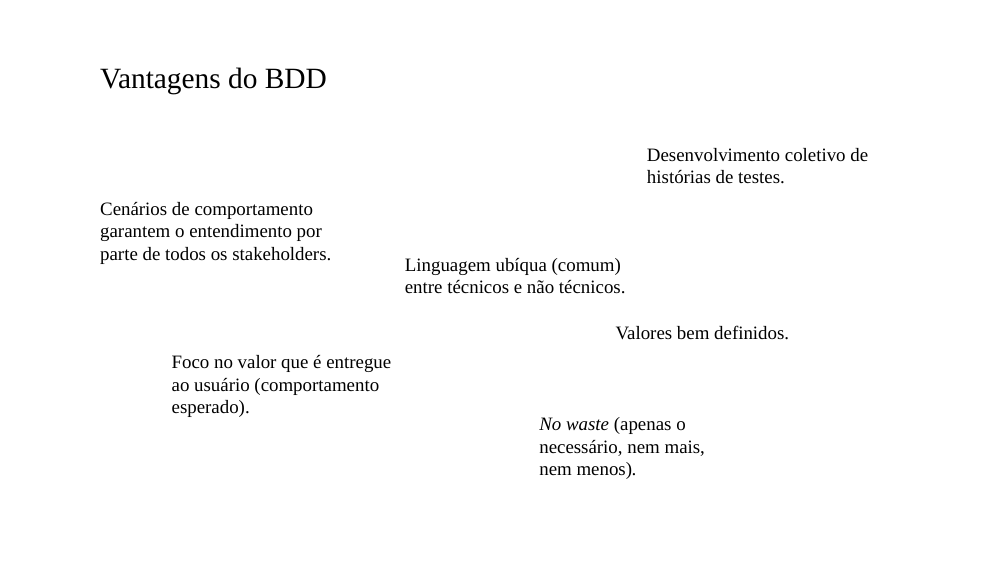
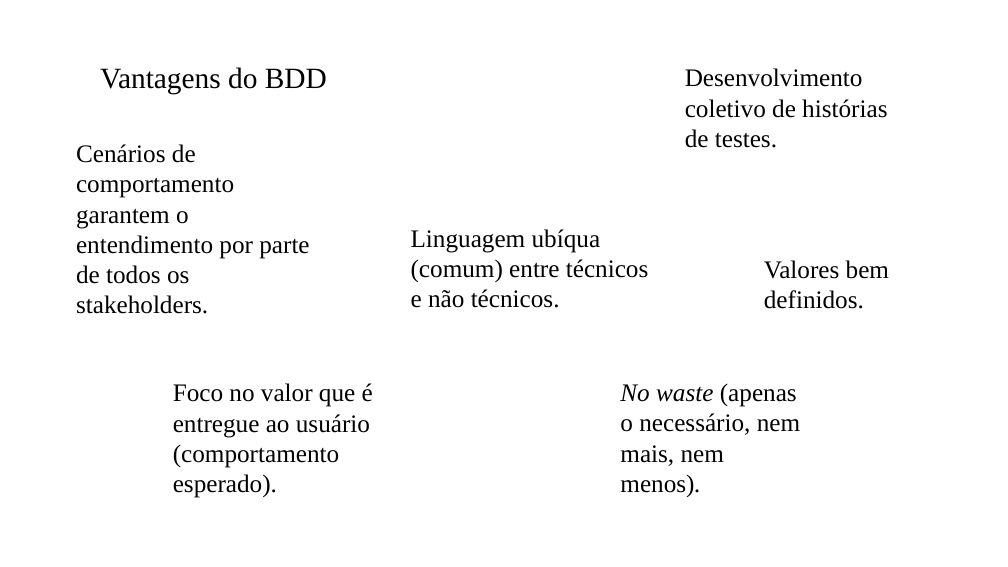
Before and after one commit to feevars/fatec4SEM, a slide deck: slide 8 of 2SEM/IES100 - Engenharia de Software I/BDD - Behavior Driven Development/apresentacao-oficial_BDD.pptx. Drawn at 1008x567 pixels with LibreOffice and Linux fonts; fonts in the diff are those of the drawing. Boxes give left, top, right and bottom in pixels: in the first picture for what was removed or moved away, otherwise in the second. Text is boxed around its words. In the diff, an @@ line names an element or a change of style, - is before the commit and + after.

```diff
--- a/2SEM/IES100 - Engenharia de Software I/BDD - Behavior Driven Development/apresentacao-oficial_BDD.pptx
+++ b/2SEM/IES100 - Engenharia de Software I/BDD - Behavior Driven Development/apresentacao-oficial_BDD.pptx
@@ text "Desenvolvimento coletivo de histórias de ...": place and size @@
-text "Desenvolvimento coletivo de histórias de ..." at (647,148,868,184)
+text "Desenvolvimento coletivo de histórias de ..." at (685,68,887,148)
@@ text "Cenários de comportamento garantem o ...": place and size @@
-text "Cenários de comportamento garantem o ..." at (100,202,331,264)
+text "Cenários de comportamento garantem o ..." at (76,144,309,314)
@@ text "Linguagem ubíqua (comum) entre técnicos ...": place and size @@
-text "Linguagem ubíqua (comum) entre técnicos ..." at (405,258,626,294)
+text "Linguagem ubíqua (comum) entre técnicos ..." at (411,229,649,308)
@@ size 18 to 24 pt in 6 elements at (411,229,649,308), (76,144,309,314), (620,384,800,497), (173,383,373,498), (685,68,887,148), (764,260,889,309) @@
@@ text "Valores bem definidos.": place and size @@
-text "Valores bem definidos." at (616,325,789,340)
+text "Valores bem definidos." at (764,260,889,309)
@@ text "Foco no valor que é ...": place and size @@
-text "Foco no valor que é ..." at (172,355,391,417)
+text "Foco no valor que é ..." at (173,383,373,498)
@@ text "No waste (apenas o necessário, ...": place and size @@
-text "No waste (apenas o necessário, ..." at (539,417,705,479)
+text "No waste (apenas o necessário, ..." at (620,384,800,497)
```
Also in this commit, not shown: 4 other slides changed, 1 slide removed.
